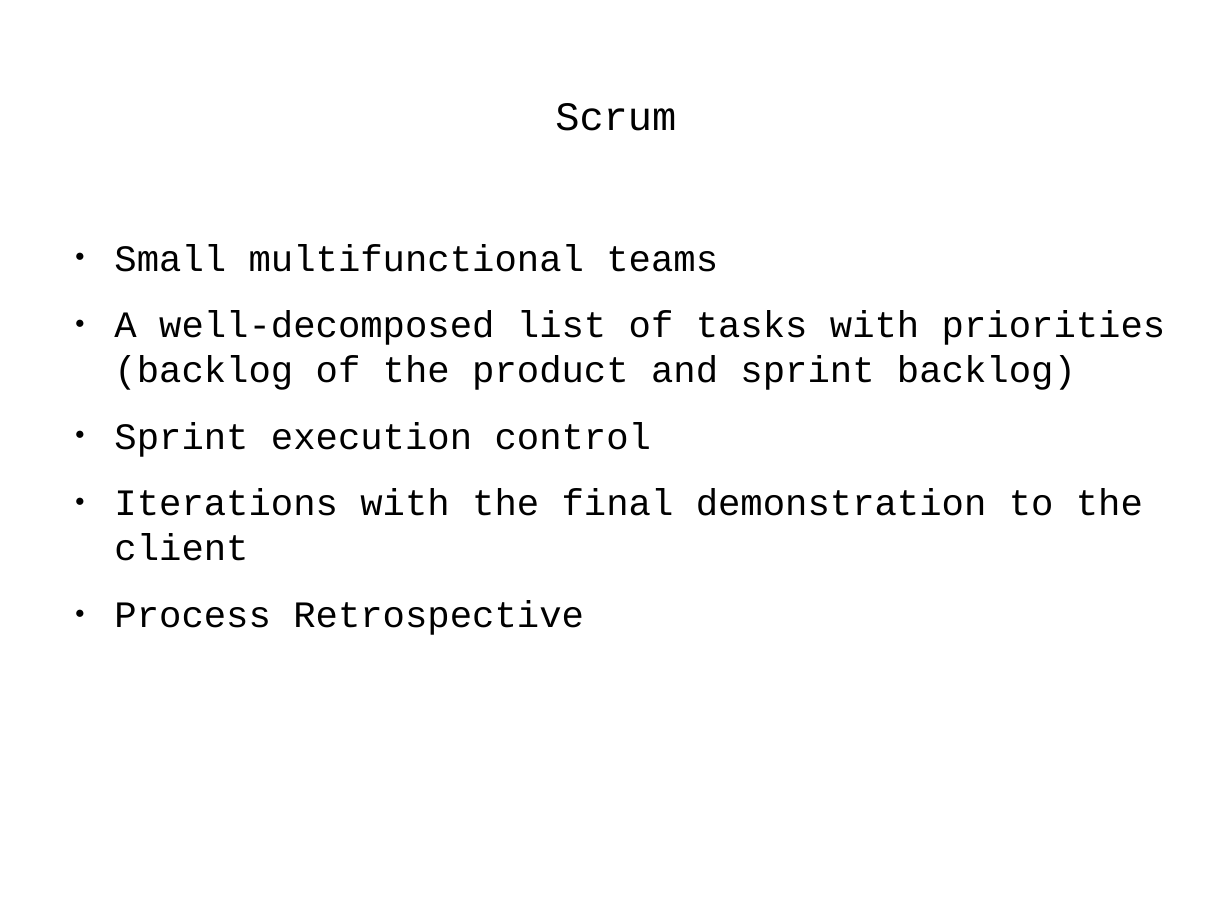
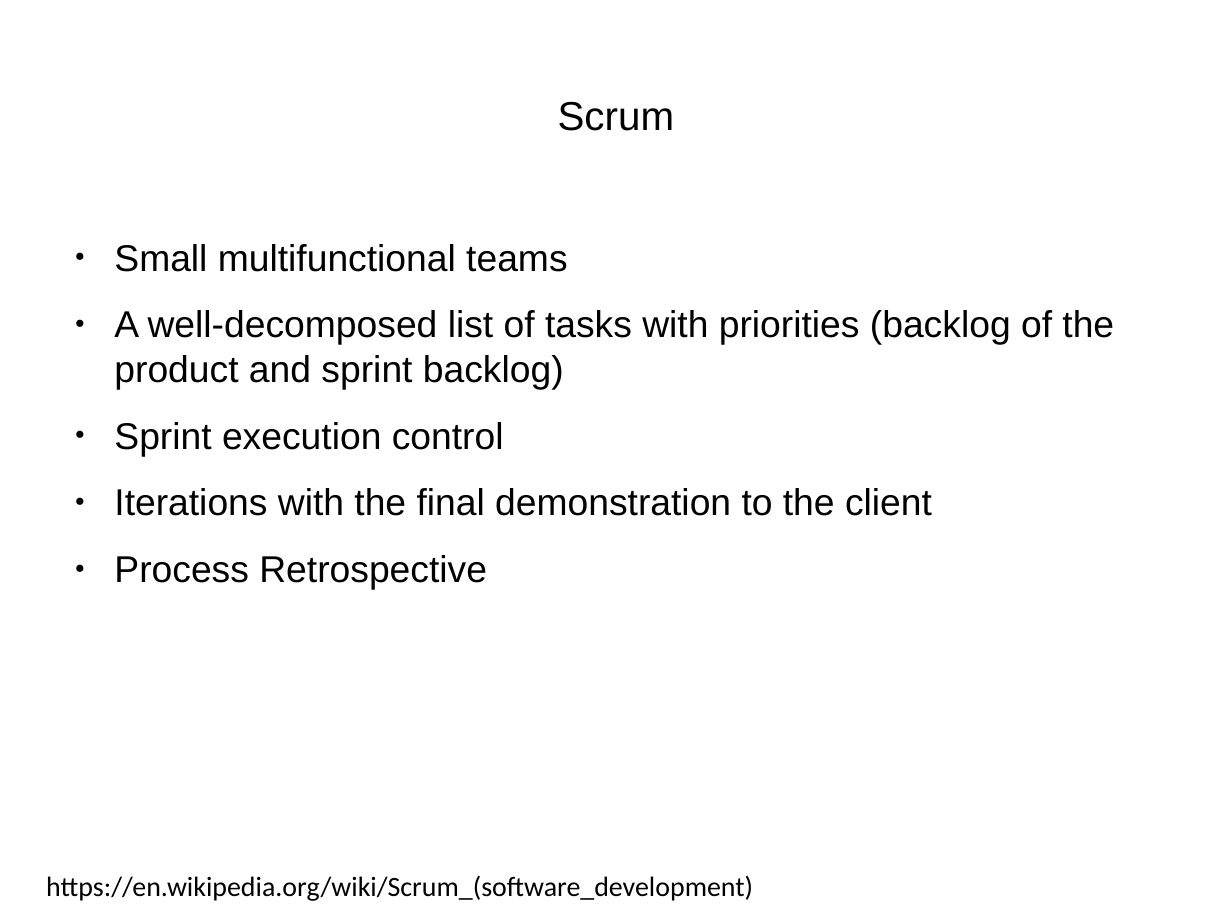
Before and after one commit to j-avdeev/EnterpriseSystemsDevelopment, a slide deck: slide 3 of Lec4 - Agile/Enterprise System Development - lec day4 - Agile.odp. Drawn at 1232x924 pixels with LibreOffice and Linux fonts; fonts in the diff are those of the drawing. Boxes give left, top, right and bottom in pixels: in the first picture for what was removed or moved away, otherwise in the second. Text is boxed around its words. In the diff, an @@ line names an element or a change of style, - is before the commit and + after.

```diff
--- a/Lec4 - Agile/Enterprise System Development - lec day4 - Agile.odp
+++ b/Lec4 - Agile/Enterprise System Development - lec day4 - Agile.odp
@@ title "Scrum" at (558, 101, 675, 131): font Courier New to Arial @@
@@ text "Small multifunctional teams" at (114, 244, 1114, 590): font Courier New to Arial @@
@@ text added at (46, 875, 753, 901), 18 pt, text #000000 @@
+https://en.wikipedia.org/wiki/Scrum_(software_development)
```
Also in this commit, not shown: 33 other slides changed, 4 other files.
